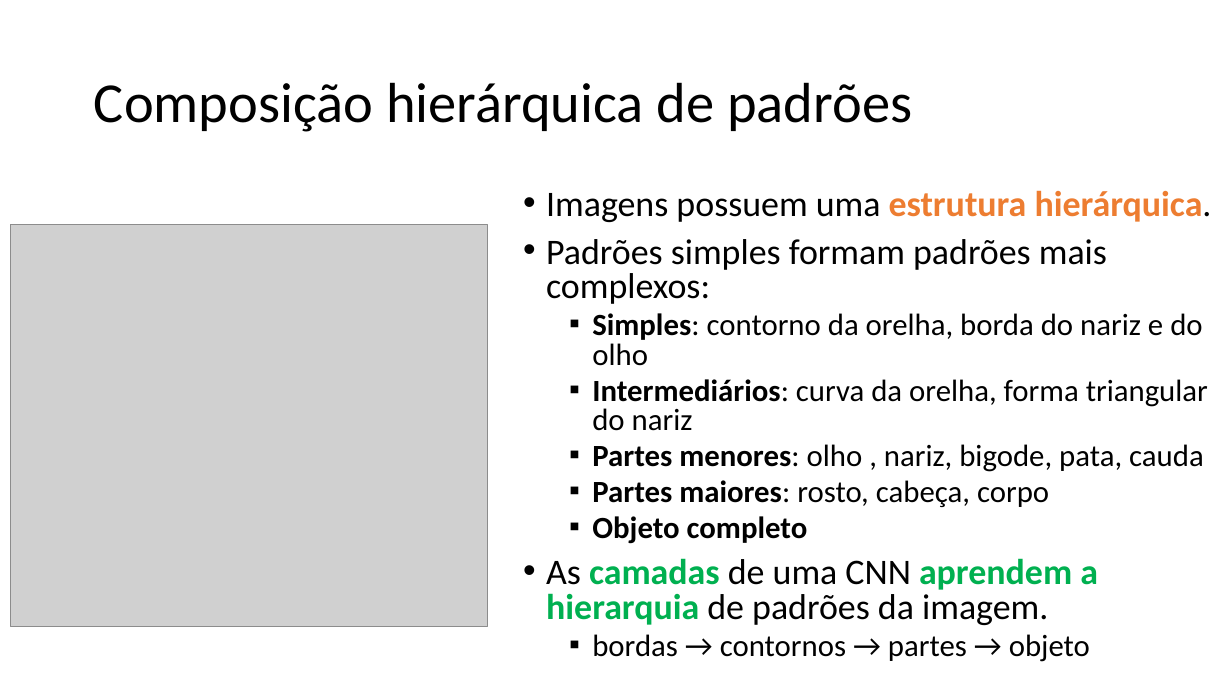
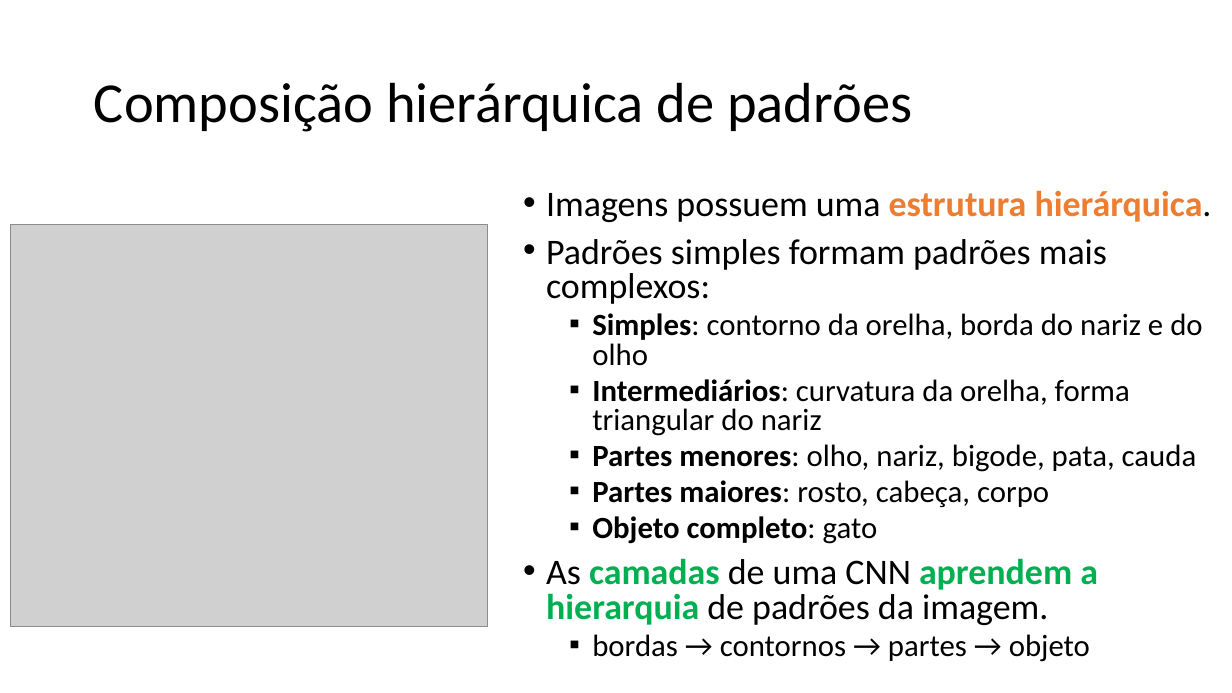
Before and after one commit to zz4fap/c24_inteligencia_artificial, a slide deck: slide 19 of slides/C24_CNN.pptx (slide 20 before the commit). Drawn at 1232x693 pixels with LibreOffice and Linux fonts; fonts in the diff are those of the drawing; grey boxes stand for pictures. Boxes give left, top, right and bottom in pixels: in the first picture for what was removed or moved away, otherwise in the second. Text is boxed around its words. In the diff, an @@ line names an element or a change of style, - is before the commit and + after.

```diff
--- a/slides/C24_CNN.pptx
+++ b/slides/C24_CNN.pptx
@@ text at bbox=[592, 379, 1197, 472]: text changed @@
-  ▪ Intermediários: curva da orelha, forma triangular do nariz
-  ▪ Partes menores: olho , nariz, bigode, pata, cauda
+  ▪ Intermediários: curvatura da orelha, forma triangular do nariz
+  ▪ Partes menores: olho, nariz, bigode, pata, cauda
@@ text at bbox=[592, 516, 878, 544]: text changed @@
-  ▪ Objeto completo
+  ▪ Objeto completo: gato
```
Also in this commit, not shown: 22 other slides changed, 1 slide removed.
